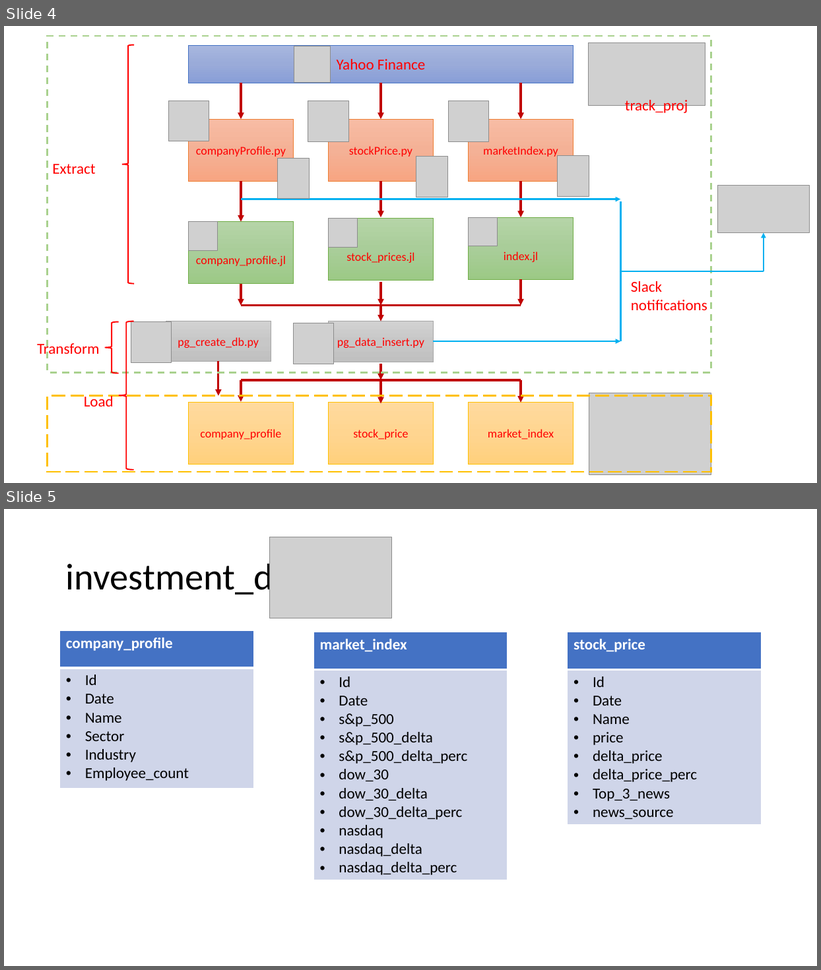
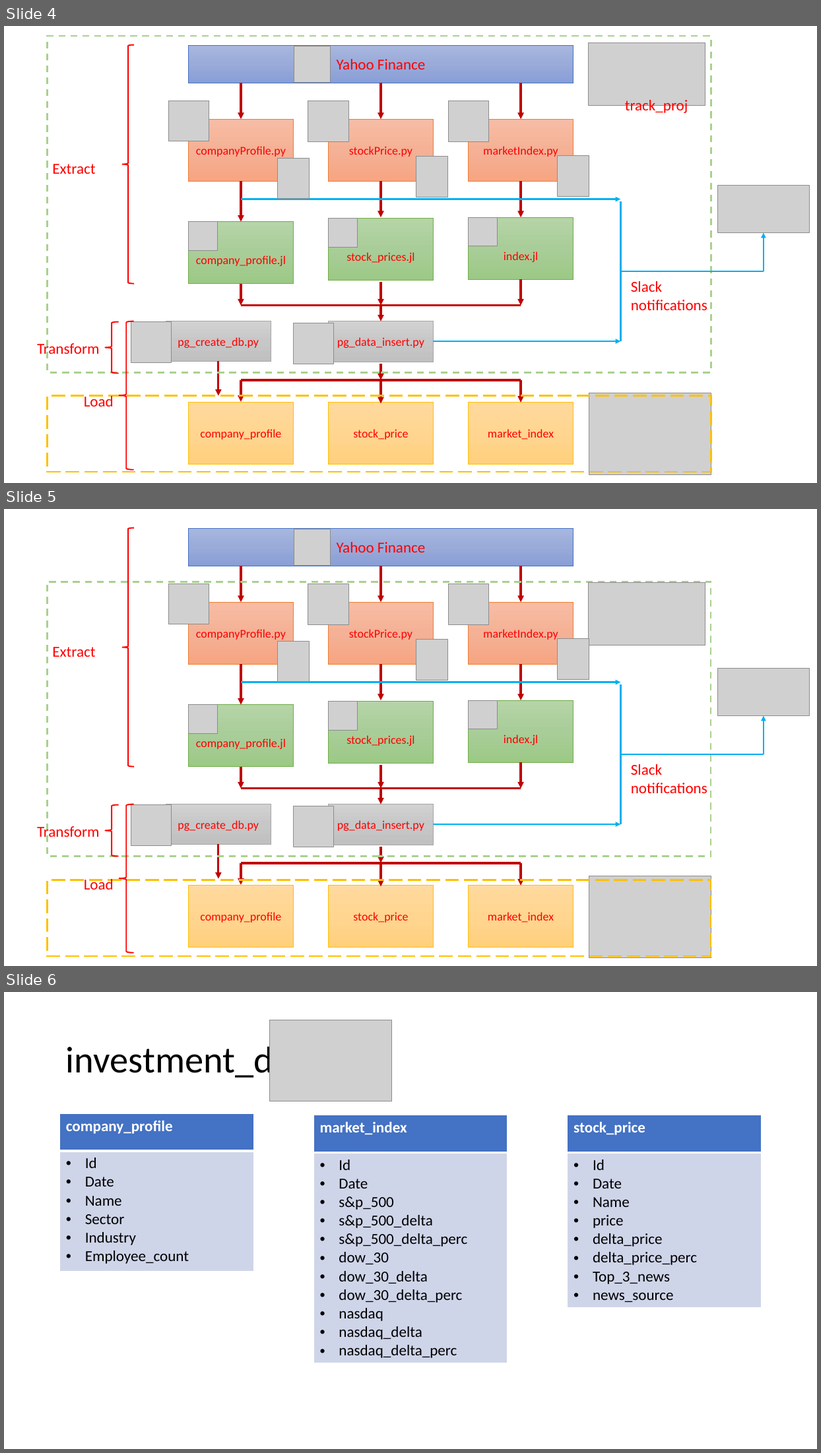
Before and after one commit to NikhilSawal/investment_portfolio, a slide deck: misc_files/project_slides.pptx. Shown one above the other, each under a label of ours: slides 4 and 5 before the commit, slides 4, 5 and 6 after it. The pictures are 821x970 and 821x1453 pixels, drawn with LibreOffice and Linux fonts; fonts in the diff are those of the drawing; grey boxes stand for pictures. Boxes give left, top, right and bottom in pixels: in the first picture for what was removed or moved away, otherwise in the second. Text is boxed around its words. In the diff, an @@ line names an element or a change of style, - is before the commit and + after.

```diff
--- a/misc_files/project_slides.pptx
+++ b/misc_files/project_slides.pptx
@@ slide 5 added at bbox=[4, 509, 817, 966], background #FFFFFF @@
@@ group added at bbox=[37, 528, 810, 958]: 18 arrows, 15 pictures, 14 rectangles, 4 lines, 4 texts, 3 left braces @@
+companyProfile.py
+stockPrice.py
+marketIndex.py
+company_profile.jl
+stock_prices.jl
+index.jl
+company_profile
+stock_price
+market_index
+Yahoo Finance
+pg_data_insert.py
+pg_create_db.py
+Slack
+notifications
+Extract
+Transform
+Load
@@ what was slide 5 is now slide 6 @@
```
Also in this commit, not shown: 1 slide changed, 1 other file.
